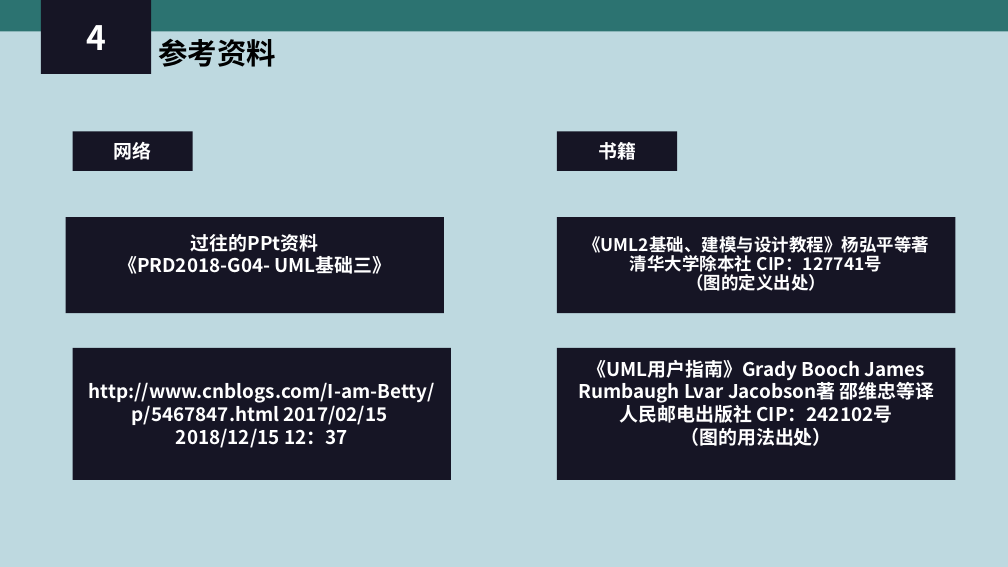
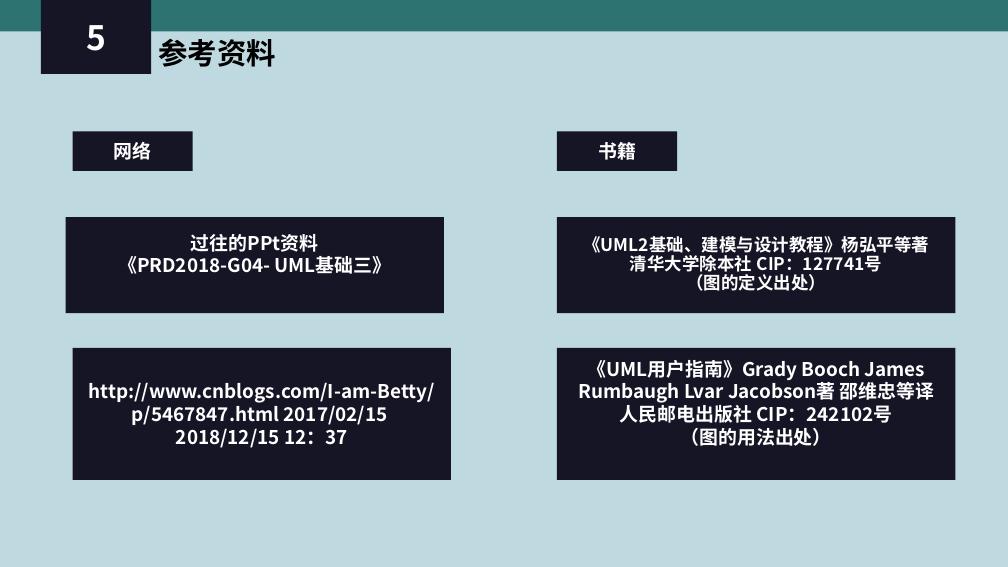
Before and after one commit to PRD-2018-G04/PRD-2018-G04, a slide deck: slide 32 of G04项目组/受控文档/翻转课堂PPT/PRD2018-G04-UML 应用和问题分析.ppt (slide 27 before the commit). Drawn at 1008x567 pixels with LibreOffice and Linux fonts; fonts in the diff are those of the drawing. Boxes give left, top, right and bottom in pixels: in the first picture for what was removed or moved away, otherwise in the second. Text is boxed around its words. In the diff, an @@ line names an element or a change of style, - is before the commit and + after.

```diff
--- a/G04项目组/受控文档/翻转课堂PPT/PRD2018-G04-UML 应用和问题分析.ppt
+++ b/G04项目组/受控文档/翻转课堂PPT/PRD2018-G04-UML 应用和问题分析.ppt
@@ text in rectangle at [86, 25, 106, 51]: text changed @@
-4
+5
```
Also in this commit, not shown: 4 other slides changed, 5 slides added, 4 other files.
